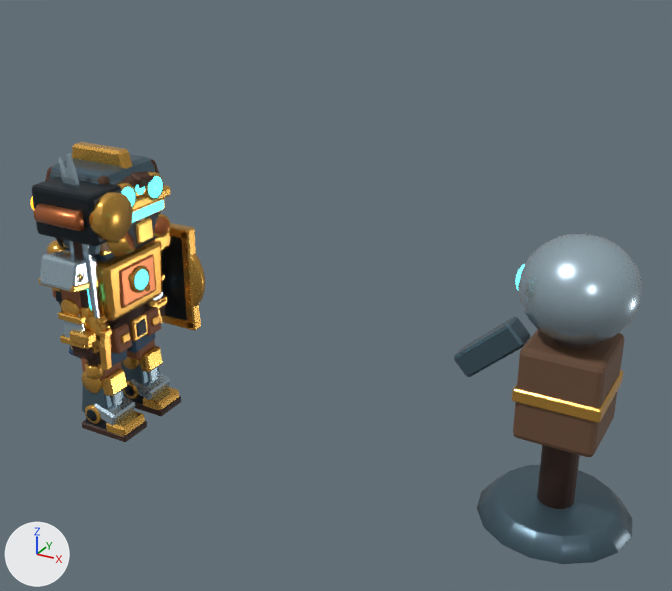
The glTF model prototypes/character-lab/vesper_warrior.glb as it was, and as the next commit left it.
Rendered twice from a camera (50 mm lens) standing at (3.19, -3.37, 2.68) and looking at (1.29, 0.09, 0.95). Arrows for +X, +Y and +Z are at lower left; the lights stay in place. The first picture is the older version. Vertices at exactly the same position are counted once.

In view in the first picture: 'Dummy_Mesh', 'Headgear_1', 'Headgear_2', 'Pauldron_R', 'Shield_1', 'Suit_1', 'Vesper_Body', 'Weapon_0', 'Weapon_1', 'Weapon_2' and 7 more.
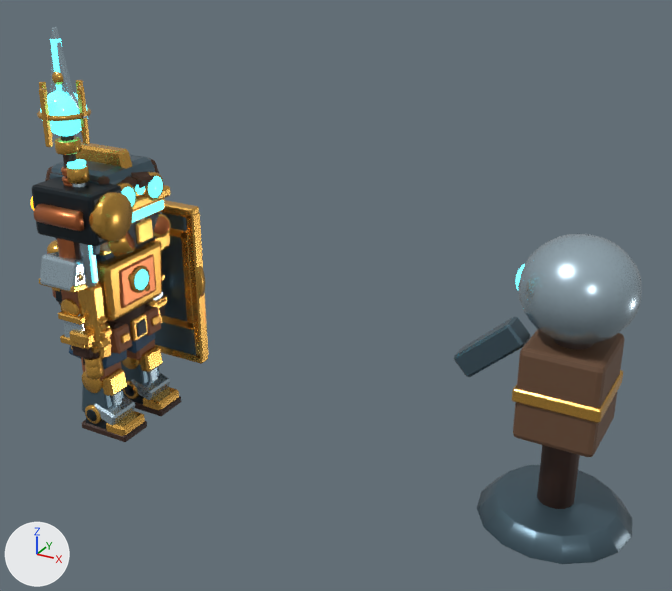
Edits to the scene script, one JSON object a line:
```json
{"block": "me_weapon_2_mesh", "where": "# used by ob_weapon_2; location = (0.0, 0.0, 0.0)"}
{"op": "remove", "block": "me_weapon_2_mesh", "code": "me_weapon_2_mesh.from_pydata(...)  # 310 vertices, 592 faces; spans x 0.005..0.177, y -0.287..-0.233, z 0.425..1.513"}
{"op": "add", "block": "me_weapon_2_mesh", "code": "me_weapon_2_mesh.from_pydata(...)  # 552 vertices, 1060 faces; spans x -0.057..0.175, y -0.327..-0.193, z 0.417..1.51"}
{"block": "me_weapon_2_mesh", "change": "me_weapon_2_mesh part 1: the loose piece of 24 vertices spanning x 0.139..0.177, y -0.285..-0.235, z 0.435..0.625 is deleted"}
{"block": "me_weapon_2_mesh", "change": "me_weapon_2_mesh part 2: 166 vertices removed from x 0.005..0.147, y -0.282..-0.237, z 0.563..1.513; 528 vertices added at x -0.057..0.175, y -0.327..-0.193, z 0.565..1.51"}
{"block": "me_weapon_2_mesh", "change": "other edits to the shape of me_weapon_2_mesh do not show in these pictures"}
{"op": "add", "block": "me_weapon_2_mesh", "code": "me_weapon_2_mesh.materials.append(mat_mat_darkiron)  # black #18232a"}
{"op": "add", "block": "me_weapon_5_mesh", "code": ["me_weapon_5_mesh = bpy.data.meshes.new('Weapon_5_Mesh')", "me_weapon_5_mesh.from_pydata(...)  # 1412 vertices, 2760 faces; spans x -0.06..0.2, y -0.39..-0.13, z 0.41..1.93", "# faces by material slot: [188, 1280, 940, 352]", "me_weapon_5_mesh.materials.append(mat_mat_wood)  # brown #684b35", "me_weapon_5_mesh.materials.append(mat_mat_brass)  # orange #dca84d", "me_weapon_5_mesh.materials.append(mat_mat_copper)  # orange #bd6d40", "me_weapon_5_mesh.materials.append(mat_mat_cyanglow)  # cyan #66e7f2, glowing cyan #59f2ff"]}
{"op": "add", "block": "me_weapon_4_mesh", "code": ["me_weapon_4_mesh = bpy.data.meshes.new('Weapon_4_Mesh')", "me_weapon_4_mesh.from_pydata(...)  # 862 vertices, 1676 faces; spans x -0.06..0.2, y -0.31..-0.21, z 0.41..2.11", "# faces by material slot: [188, 564, 752, 128, 44]", "me_weapon_4_mesh.materials.append(mat_mat_leatherdark)  # brown #3c241a", "me_weapon_4_mesh.materials.append(mat_mat_brass)  # orange #dca84d", "me_weapon_4_mesh.materials.append(mat_mat_copper)  # orange #bd6d40", "me_weapon_4_mesh.materials.append(mat_mat_steel)  # blue #b1c7d3", "me_weapon_4_mesh.materials.append(mat_mat_cyanglow)  # cyan #66e7f2, glowing cyan #59f2ff"]}
{"op": "add", "block": "me_shield_3_mesh", "code": ["me_shield_3_mesh = bpy.data.meshes.new('Shield_3_Mesh')", "me_shield_3_mesh.from_pydata(...)  # 464 vertices, 884 faces; spans x -0.16..0.28, y 0.36..0.445, z 0.2..1.12", "# faces by material slot: [108, 544, 44, 188]", "me_shield_3_mesh.materials.append(mat_mat_steeldark)  # dark blue #516875", "me_shield_3_mesh.materials.append(mat_mat_brass)  # orange #dca84d", "me_shield_3_mesh.materials.append(mat_mat_cyanglow)  # cyan #66e7f2, glowing cyan #59f2ff", "me_shield_3_mesh.materials.append(mat_mat_copper)  # orange #bd6d40"]}
{"op": "add", "block": "ob_weapon_5", "code": ["ob_weapon_5 = bpy.data.objects.new('Weapon_5', me_weapon_5_mesh)", "ob_weapon_5.location = (0.0, 0.0, 0.0)"]}
{"op": "add", "block": "ob_weapon_4", "code": ["ob_weapon_4 = bpy.data.objects.new('Weapon_4', me_weapon_4_mesh)", "ob_weapon_4.location = (0.0, 0.0, 0.0)"]}
{"op": "add", "block": "ob_shield_3", "code": ["ob_shield_3 = bpy.data.objects.new('Shield_3', me_shield_3_mesh)", "ob_shield_3.location = (0.0, 0.0, 0.0)"]}
```

Where the change shows, as pixel boxes (x1, y1, x2, y2) in the pictures (672 x 591 px):
```json
{"object": "Shield_3", "change": "added", "after": [155, 200, 208, 364], "faces in mat_mat_steeldark (dark blue #516875)": [155, 212, 196, 355], "faces in mat_mat_brass (orange #dca84d)": [155, 200, 208, 364]}
{"object": "Weapon_5", "change": "added", "after": [37, 71, 99, 360], "faces in mat_mat_brass (orange #dca84d)": [37, 71, 99, 360], "faces in mat_mat_cyanglow (cyan #66e7f2, glowing cyan #59f2ff)": [40, 91, 88, 136]}
{"object": "Weapon_2", "change": "reshaped", "before": [59, 158, 112, 371], "after": [57, 159, 105, 365], "on screen": "mostly hidden before"}
{"object": "Weapon_4", "change": "added", "after": [50, 27, 102, 368], "faces in mat_mat_steel (blue #b1c7d3)": [50, 27, 88, 120], "faces in mat_mat_cyanglow (cyan #66e7f2, glowing cyan #59f2ff)": [50, 39, 62, 92], "faces in mat_mat_leatherdark (brown #3c241a)": [61, 135, 76, 178], "faces in mat_mat_brass (orange #dca84d)": [81, 314, 102, 368]}
{"part": 1, "of": "me_weapon_2_mesh", "change": "deleted", "before": [99, 337, 112, 371]}
{"part": 2, "of": "me_weapon_2_mesh", "change": "built on", "before": [59, 158, 92, 310], "after": [57, 159, 105, 344], "on screen": "mostly hidden before"}
{"object": "Shield_1", "change": "unchanged, covered by the edit", "before": [161, 223, 201, 331], "after": [161, 228, 194, 330]}
```
